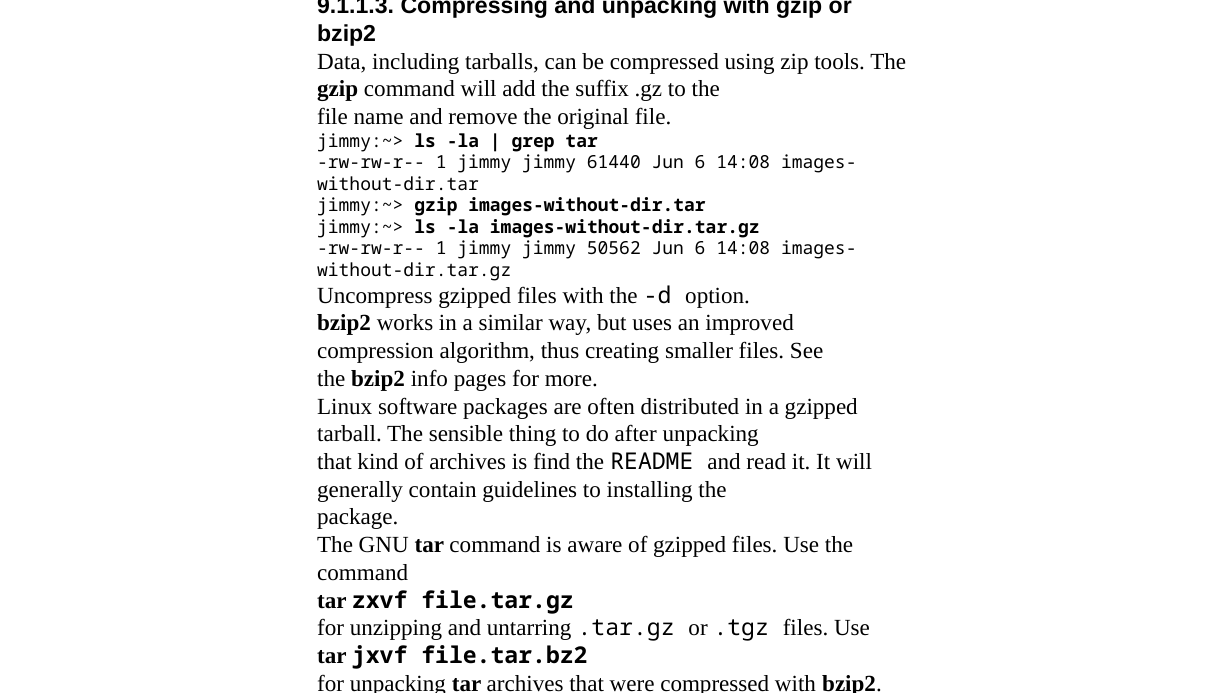
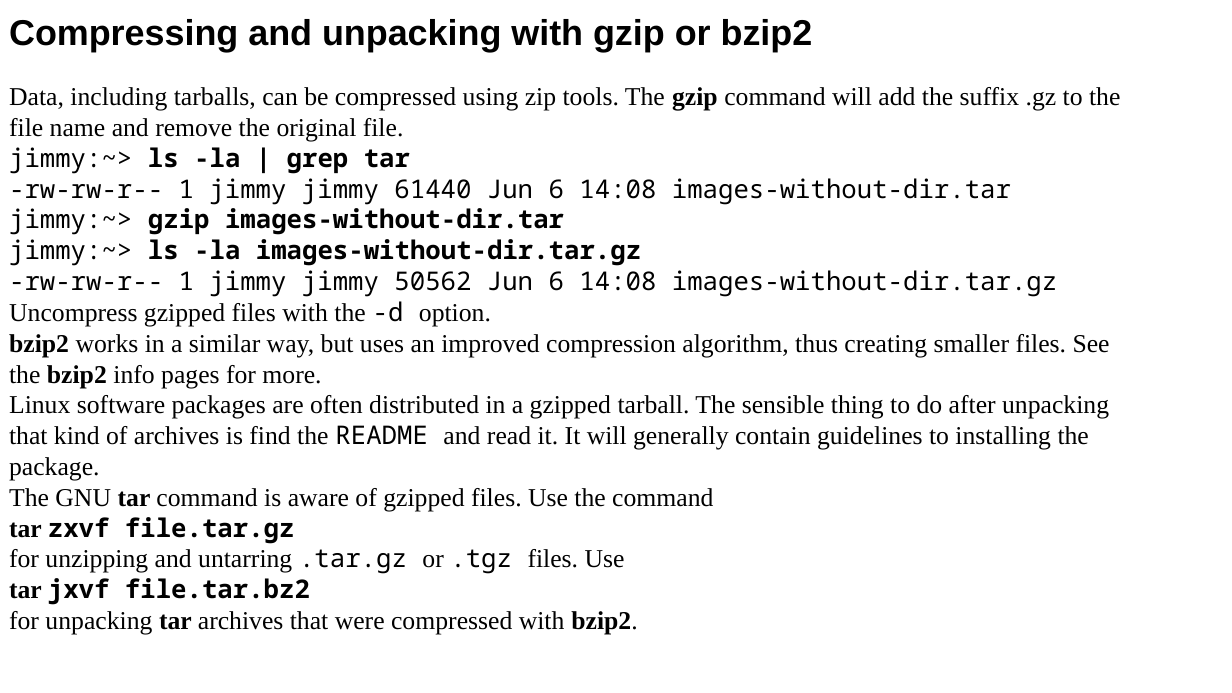
Before and after one commit to Satyaneshi2346/HelloWorld, a slide deck: slide 33 of linux.pptx. Drawn at 1232x693 pixels with LibreOffice and Linux fonts; fonts in the diff are those of the drawing. Boxes give left, top, right and bottom in pixels: in the first picture for what was removed or moved away, otherwise in the second. Text is boxed around its words. In the diff, an @@ line names an element or a change of style, - is before the commit and + after.

```diff
--- a/linux.pptx
+++ b/linux.pptx
@@ text added at [9, 19, 813, 52], 28 pt, text #000000, bold @@
+Compressing and unpacking with gzip or bzip2
@@ text at [317, 0, 852, 46]: paragraph removed @@
-9.1.1.3. Compressing and unpacking with gzip or bzip2
@@ text "Data, including tarballs, can be ...": place and size @@
-text "Data, including tarballs, can be ..." at [317, 0, 906, 693]
+text "Data, including tarballs, can be ..." at [9, 87, 1120, 635]
@@ text "Data, including tarballs, can be ..." at [9, 87, 1120, 635]: size 18 to 20 pt in "Data, including tarballs, can be compressed using ...", "file name and remove the original file.", "Uncompress gzipped files with the -d option.", "bzip2 works in a similar way, but ..." and 9 more places; size 14 to 20 pt in "jimmy:~> ls -la | grep tar", "-rw-rw-r-- 1 jimmy jimmy 61440 Jun 6 ...", "jimmy:~> gzip images-without-dir.tar", "jimmy:~> ls -la images-without-dir.tar.gz" and 1 more places @@
```
Also in this commit, not shown: 9 other slides changed, 1 slide removed, 2 other files.
